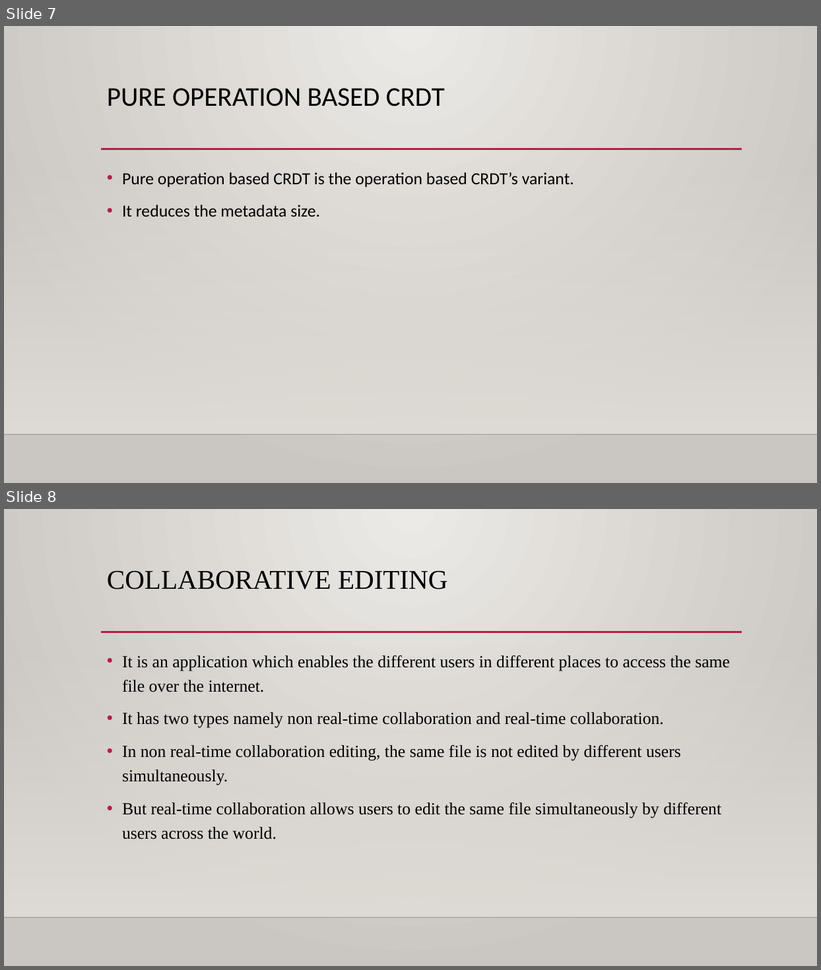
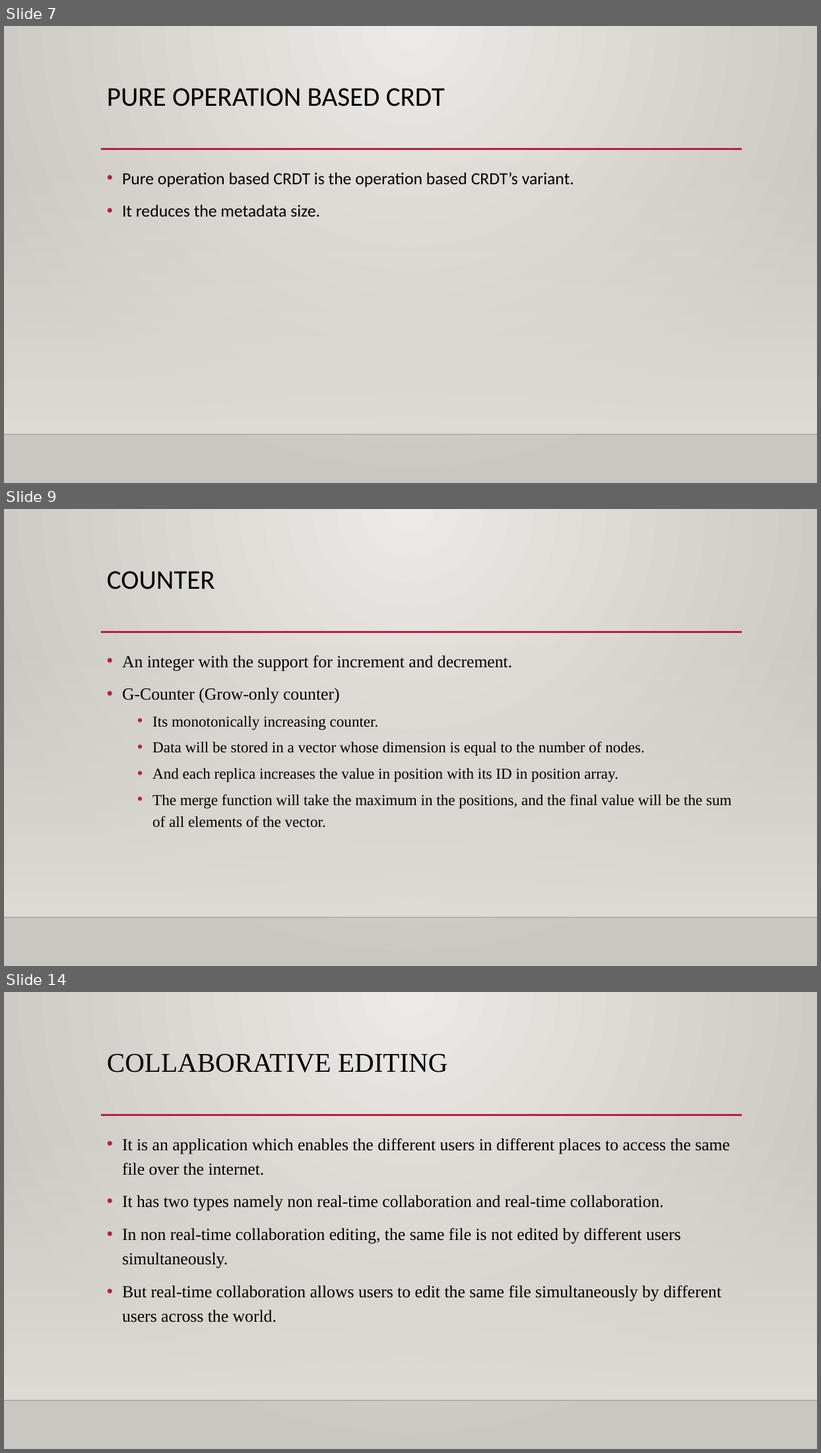
Before and after one commit to azhagumathi/task, a slide deck: crdt.pptx. Shown one above the other, each under a label of ours: slides 7 and 8 before the commit, slides 7, 9 and 14 after it; the slides between them are not shown. The pictures are 821x970 and 821x1453 pixels, drawn with LibreOffice and Linux fonts; fonts in the diff are those of the drawing; background and template pictures are left out. Boxes give left, top, right and bottom in pixels: in the first picture for what was removed or moved away, otherwise in the second. Text is boxed around its words. In the diff, an @@ line names an element or a change of style, - is before the commit and + after.

```diff
--- a/crdt.pptx
+++ b/crdt.pptx
@@ slide 9 added at [4,509,817,966], background gradient #ECEAE7 to #CAC7C1; not listed: 3 template elements that a slide beside it also shows @@
@@ title added at [107,571,215,590], 32 pt, text #000000 @@
+COUNTER
@@ text added at [122,656,731,828], 18 pt, text #000000 @@
+• An integer with the support for increment and decrement.
+• G-Counter (Grow-only counter)
+  • Its monotonically increasing counter.
+  • Data will be stored in a vector whose dimension is equal to the number of nodes.
+  • And each replica increases the value in position with its ID in position array.
+  • The merge function will take the maximum in the positions, and the final value will be the sum of all elements of the vector.
@@ what was slide 8 is now slide 14 @@
```
Also in this commit, not shown: 8 slides changed, 8 other slides added, 3 slides removed.
